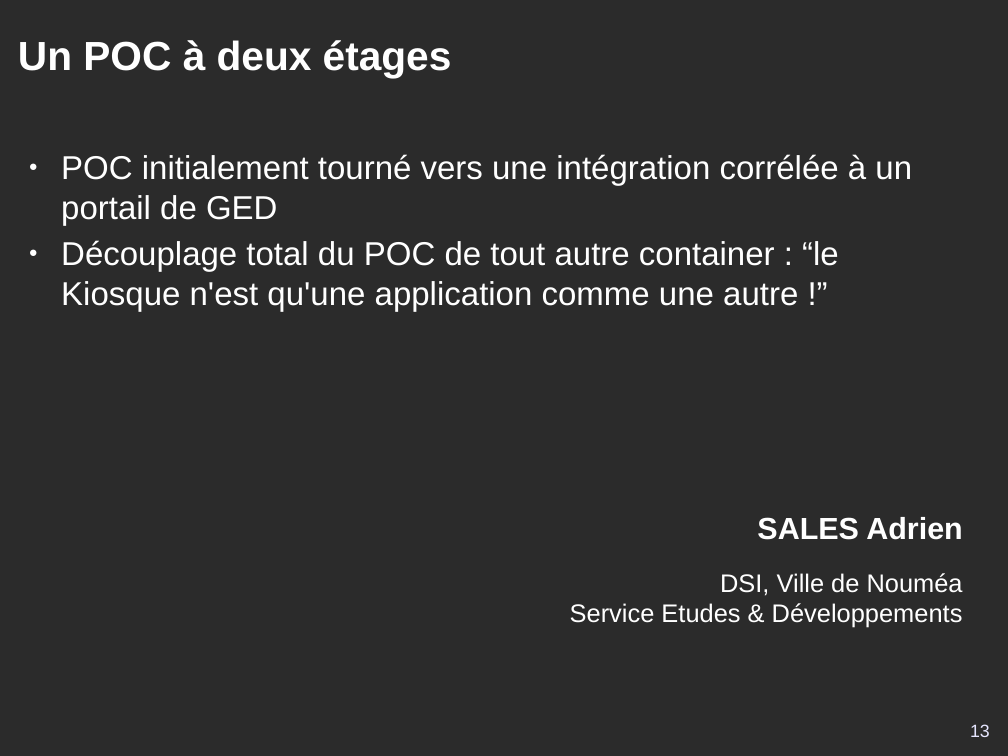
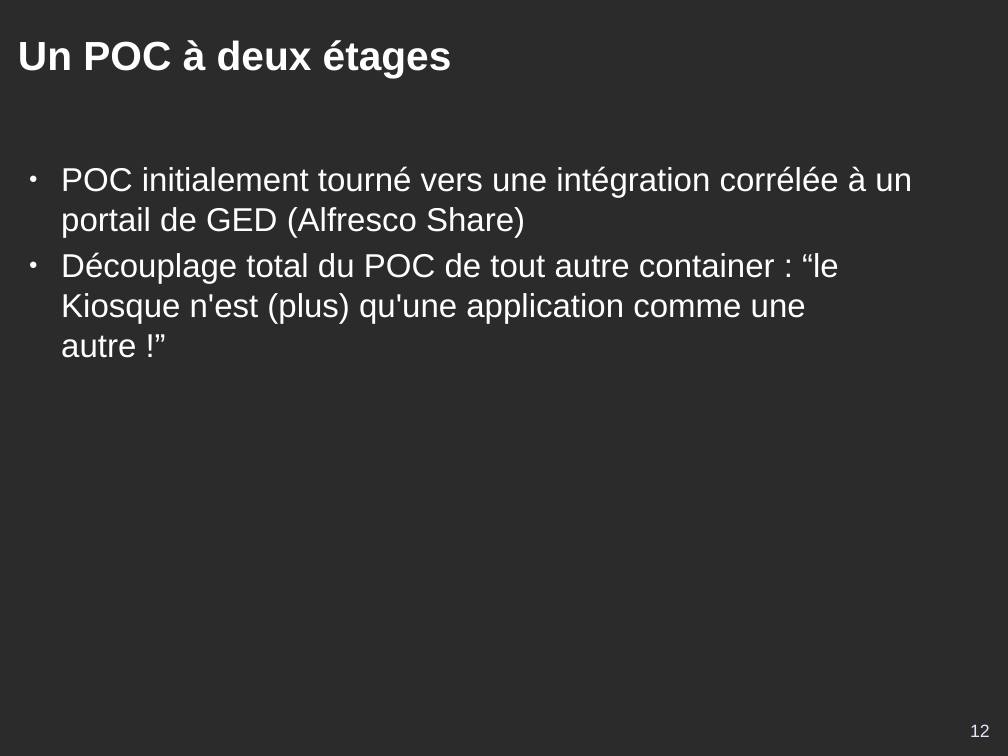
Before and after one commit to DSI-Ville-Noumea/sirh-kiosque-j2ee-old, a slide deck: slide 12 of src/site/resources/Kiosque_RH_J2EE_11021.odp (slide 13 before the commit). Drawn at 1008x756 pixels with LibreOffice and Linux fonts; fonts in the diff are those of the drawing; background and template pictures are left out; a plain dark background stands for a picture behind light text. Boxes give left, top, right and bottom in pixels: in the first picture for what was removed or moved away, otherwise in the second. Text is boxed around its words. In the diff, an @@ line names an element or a change of style, - is before the commit and + after.

Commit message:
Première version éligible à lecture pour commentaires, cf #11021.

```diff
--- a/src/site/resources/Kiosque_RH_J2EE_11021.odp
+++ b/src/site/resources/Kiosque_RH_J2EE_11021.odp
@@ text at <box>61,166,912,358</box>: text changed @@
-● POC initialement tourné vers une intégration corrélée à un portail de GED
-● Découplage total du POC de tout autre container : “le Kiosque n'est qu'une application comme une autre !”
+● POC initialement tourné vers une intégration corrélée à un portail de GED (Alfresco Share)
+● Découplage total du POC de tout autre container : “le Kiosque n'est (plus) qu'une application comme une autre !”
@@ text removed at <box>570,517,963,628</box> @@
-SALES Adrien
-DSI, Ville de Nouméa
-Service Etudes & Développements
@@ page number at <box>970,724,990,737</box>: text changed @@
-13
+12
```
Also in this commit, not shown: 21 other slides changed, 3 slides added, 2 slides removed.
